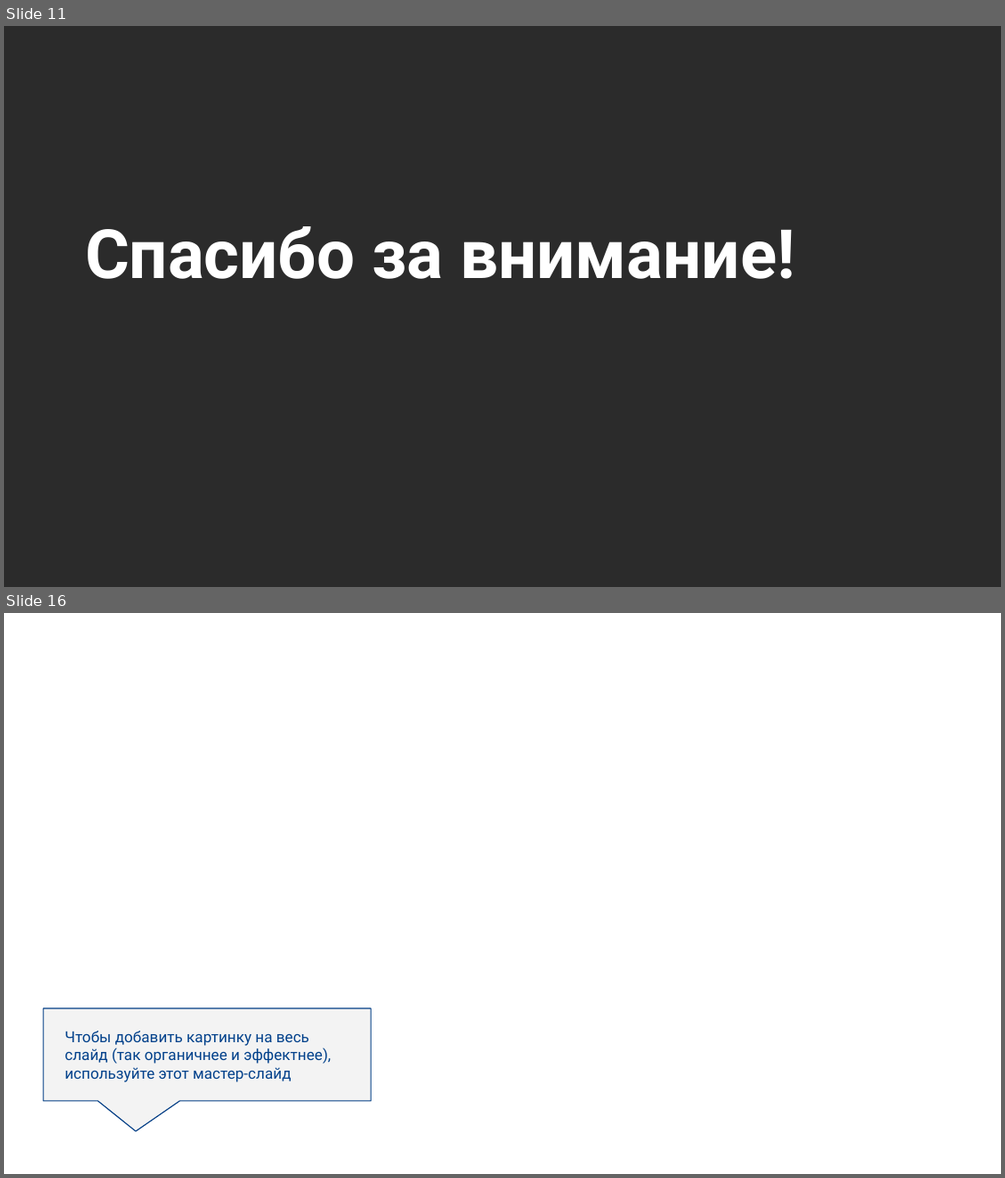
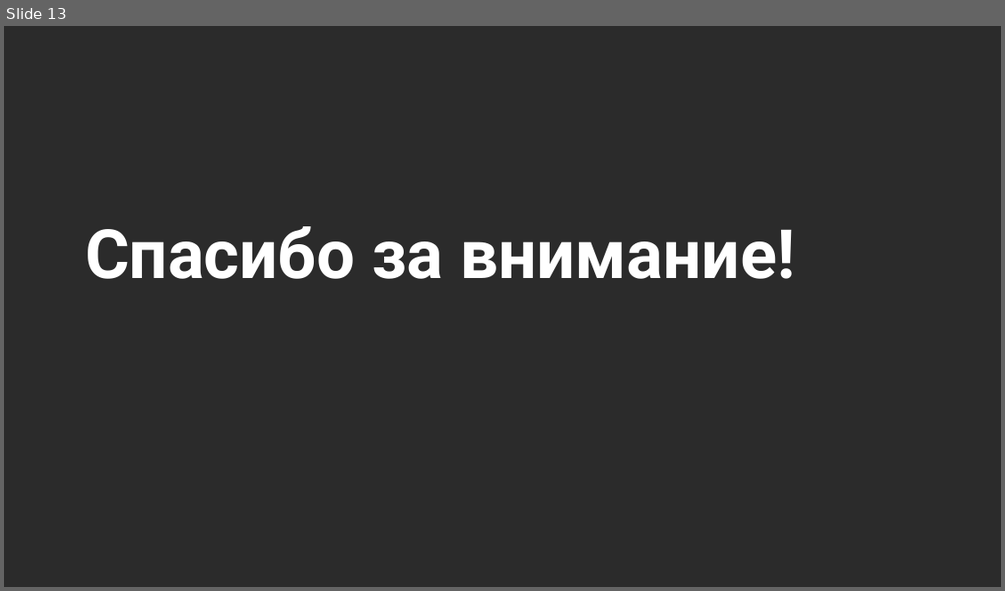
Before and after one commit to kochnevd/course-microservices, a slide deck: course-project/materials/Защита проекта.pptx. Shown one above the other, each under a label of ours: slides 11 and 16 before the commit, slide 13 after it; the slides between them are not shown. The pictures are 1005x1178 and 1005x591 pixels, drawn with LibreOffice and Linux fonts; fonts in the diff are those of the drawing; background and template pictures are left out; a plain dark background stands for a picture behind light text. Boxes give left, top, right and bottom in pixels: in the first picture for what was removed or moved away, otherwise in the second. Text is boxed around its words. In the diff, an @@ line names an element or a change of style, - is before the commit and + after.

```diff
--- a/course-project/materials/Защита проекта.pptx
+++ b/course-project/materials/Защита проекта.pptx
@@ slide 16 removed at [4, 613, 1001, 1174], background picture (left out) @@
@@ speech box removed at [43, 1008, 371, 1101] @@
-Чтобы добавить картинку на весь
-слайд (так органичнее и эффектнее), используйте этот мастер-слайд
@@ what was slide 11 is now slide 13 @@
```
Also in this commit, not shown: 1 slide changed, 8 slides added, 12 other slides removed.
